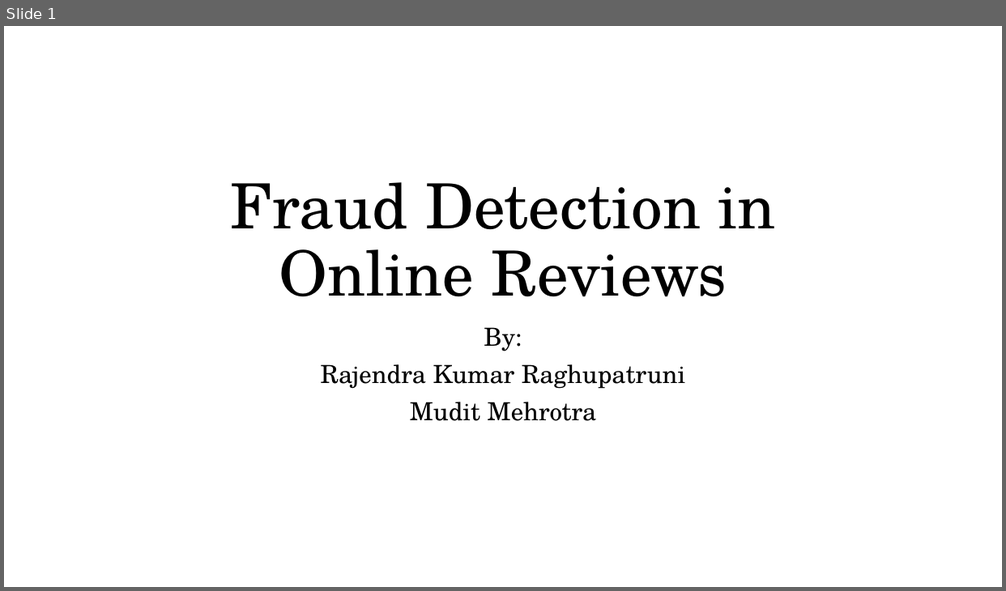
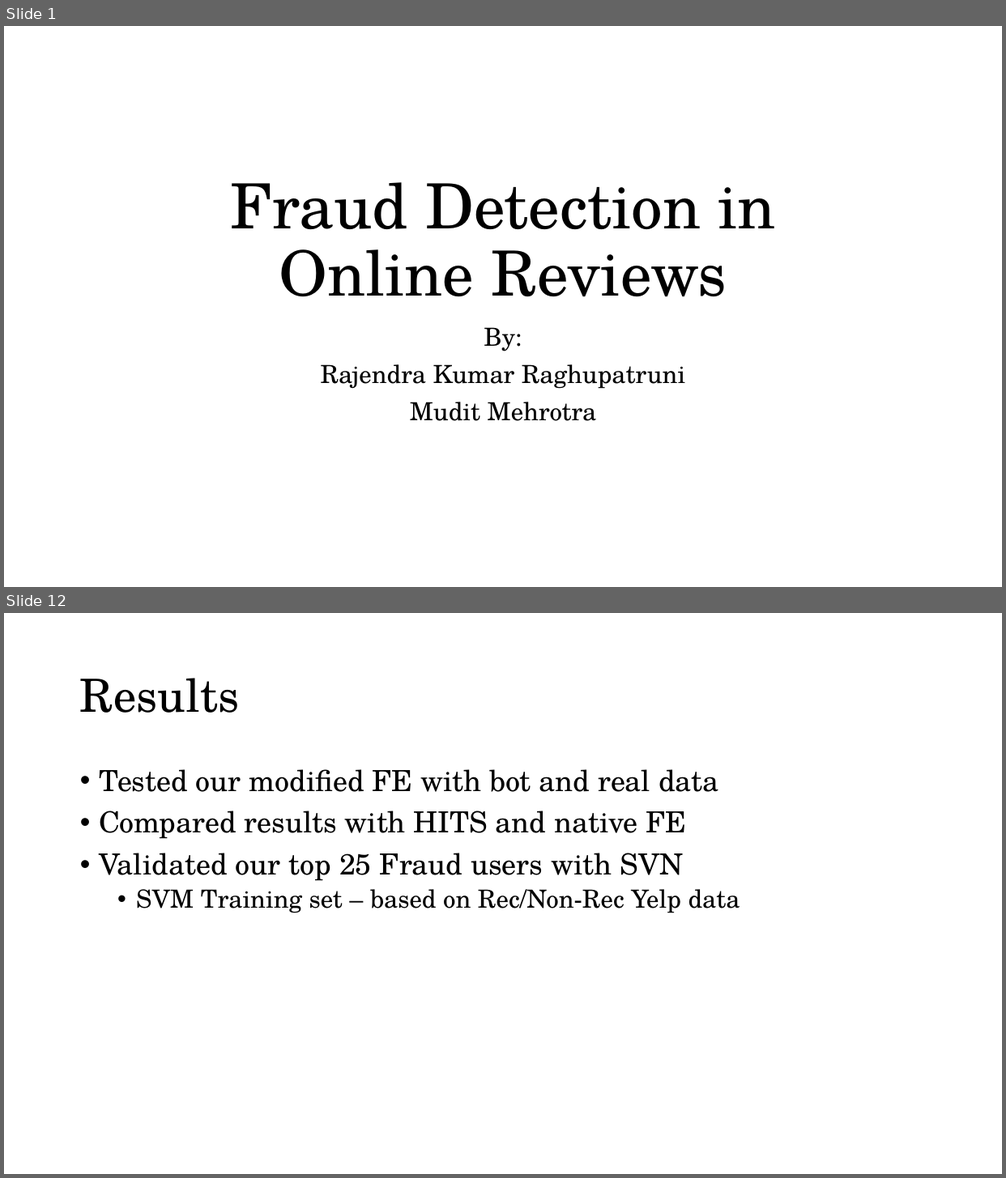
Before and after one commit to rkumar2468/Mining, a slide deck: Documents/Presentation/Course591-Final-Presentation.pptx. Shown one above the other, each under a label of ours: slide 1 before the commit, slides 1 and 12 after it; the slides between them are not shown. The pictures are 1006x591 and 1006x1178 pixels, drawn with LibreOffice and Linux fonts; fonts in the diff are those of the drawing. Boxes give left, top, right and bottom in pixels: in the first picture for what was removed or moved away, otherwise in the second. Text is boxed around its words. In the diff, an @@ line names an element or a change of style, - is before the commit and + after.

```diff
--- a/Documents/Presentation/Course591-Final-Presentation.pptx
+++ b/Documents/Presentation/Course591-Final-Presentation.pptx
@@ slide 12 added at (x1=4, y1=613, x2=1002, y2=1174), background #FFFFFF @@
@@ title added at (x1=80, y1=678, x2=239, y2=713), 44 pt, text #000000 @@
+Results
@@ text added at (x1=99, y1=769, x2=740, y2=914), 28 pt, text #000000 @@
+• Tested our modified FE with bot and real data
+• Compared results with HITS and native FE
+• Validated our top 25 Fraud users with SVN
+  • SVM Training set – based on Rec/Non-Rec Yelp data
```
Also in this commit, not shown: 16 other slides added, 4 slides removed, 5 other files.
